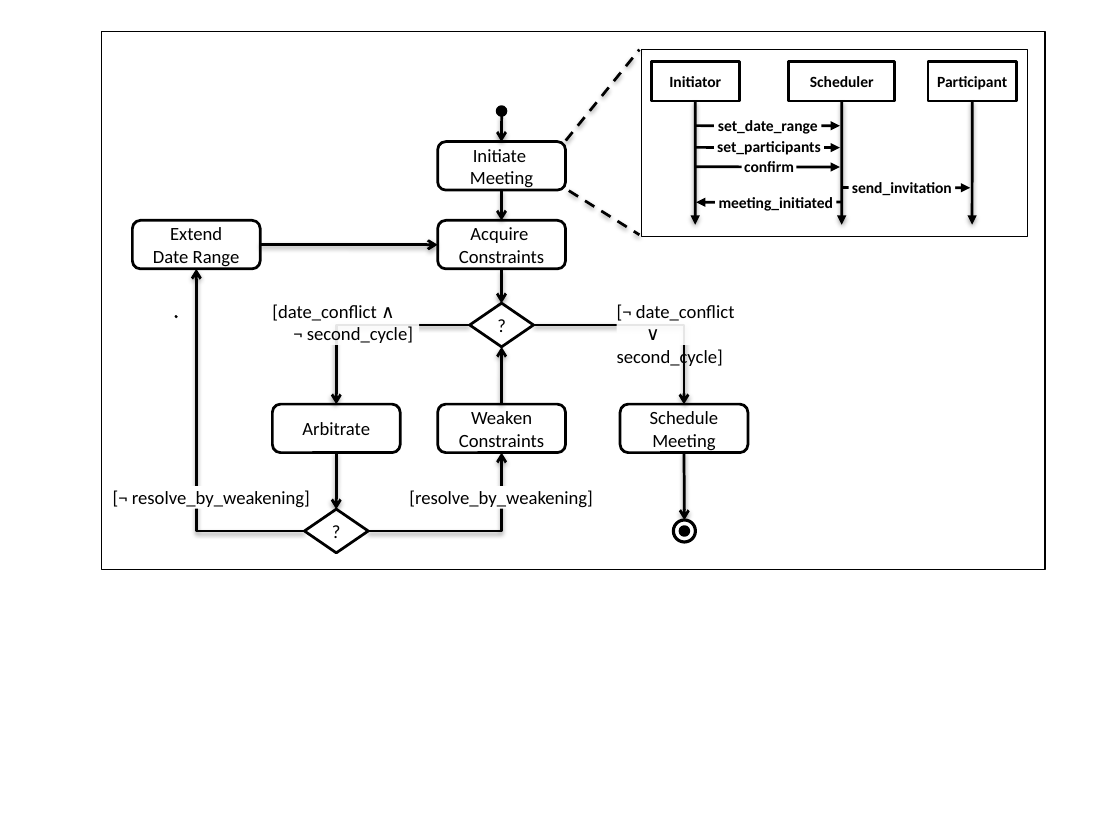
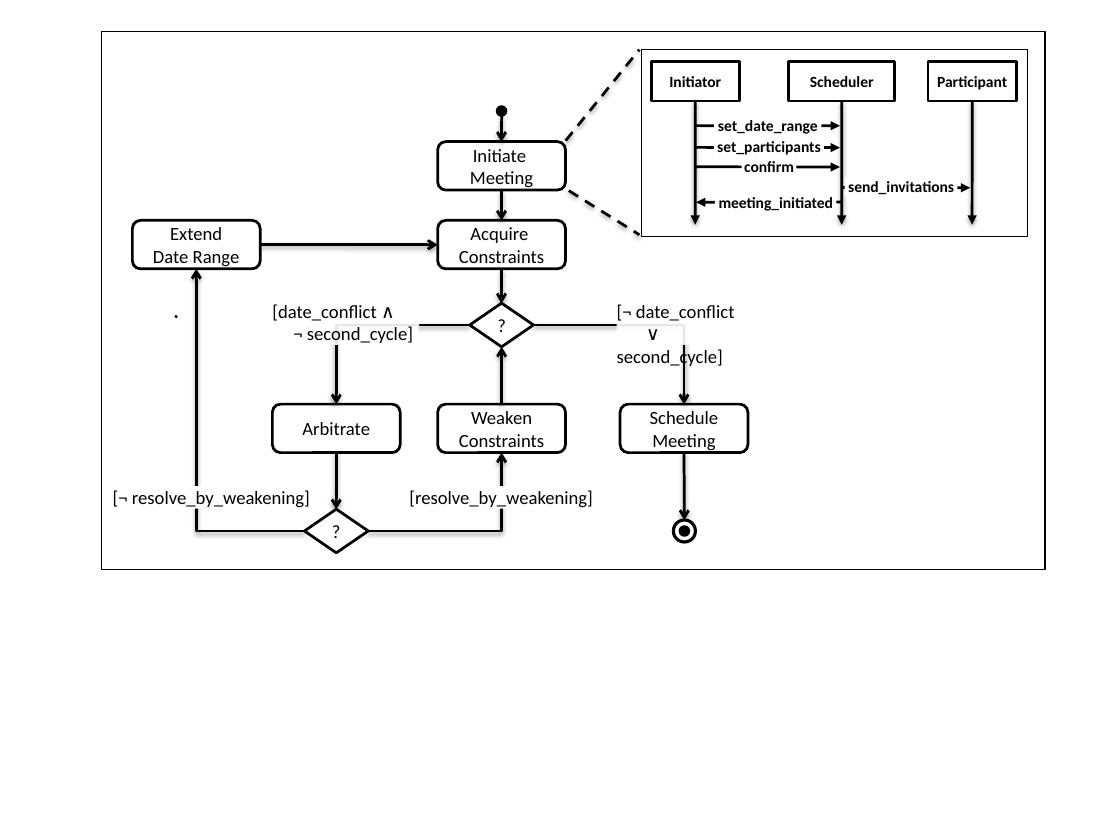
Before and after one commit to blambeau/phd, a slide deck: slide 8 of writing/images/train.pptx. Drawn at 1120x840 pixels with LibreOffice and Linux fonts; fonts in the diff are those of the drawing. Boxes give left, top, right and bottom in pixels: in the first picture for what was removed or moved away, otherwise in the second. Text is boxed around its words. In the diff, an @@ line names an element or a change of style, - is before the commit and + after.

```diff
--- a/writing/images/train.pptx
+++ b/writing/images/train.pptx
@@ text at <box>848,181,954,195</box>: text changed @@
-send_invitation
+send_invitations
```
Also in this commit, not shown: 2 other slides changed, 4 other files.
